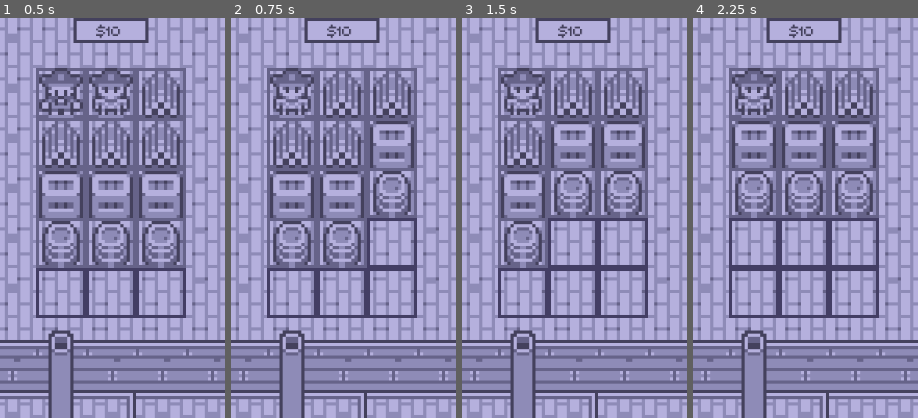
Above: before the commit, frames 1-4 (left to right).
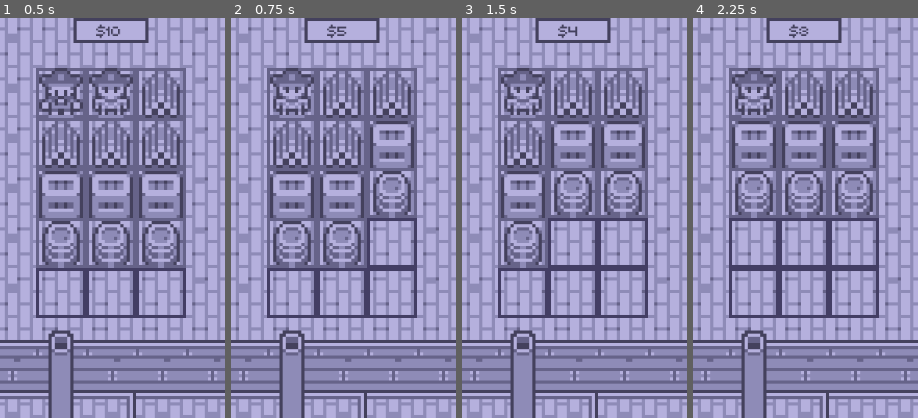
Above: after the commit, the same moments.

Repository: kosinaz/steamboats-of-rogue-river
Game: Godot game, scene res://scenes/world.tscn
Same seed, same stepped clock (60 frames per second), same inputs: the game is played once before the commit and once after it.
Inputs (mouse positions are % of the whole screen's width and height, from its top left):
- Up to frame 1 (0.5 s): no input
- Up to frame 2 (0.75 s): click (39, 9) at 0.52 s
- Up to frame 3 (1.5 s): click (50, 9) at 1.27 s
- Up to frame 4 (2.25 s): click (61, 9) at 2.02 s
The pictures show only the part of the screen within x 25-75%, y 0-50%; the shares and areas given below are measured in that part.

Frame 1 is identical in both runs. In frame 2, 0.1% of the frame differs, in the area x 46-54%, y 2-5%; in frame 3, 0.1%; in frame 4, 0.1%.

Commit message:
re-add update balance

Diff:
--- a/Steamboats of Rogue River/scenes/cargo.gd
+++ b/Steamboats of Rogue River/scenes/cargo.gd
@@ -1,24 +1,28 @@
 class_name Cargo
 extends Node
 
-signal added(item)
+signal updated()
 
 var _items: Array = []
+var _size: int = 0
+
+func _init(size) -> void:
+	_size = size
 
 func add(item: Item) -> void:
 	_items.append(item)
-	emit_signal("added")
+	emit_signal("updated")
 
 func add_new_item(new_item_name, new_value) -> void:
-	var item = Item.new().set_attributes(new_item_name, new_value)
+	var item = Item.new(new_item_name, new_value)
 	add(item)
 
 func move(idx: int, target: Cargo) -> void:
 	if _items.size() <= idx: return
 	target.add(_items[idx])
 	_items.remove(idx)
-	emit_signal("added")
-	target.emit_signal("added")
+	emit_signal("updated")
+	target.emit_signal("updated")
 
 func get_item(i: int) -> Item:
 	if _items.size() > i:
@@ -27,3 +31,6 @@
 
 func get_items() -> Array:
 	return _items
+
+func get_size() -> int:
+	return _size
--- a/Steamboats of Rogue River/scenes/item.gd
+++ b/Steamboats of Rogue River/scenes/item.gd
@@ -10,8 +10,7 @@
 ## The current distance from the dock where the item will be removed.
 var distance: int = 0
 
-func set_attributes(new_item_name, new_value) -> Item:
+func _init(new_item_name, new_value) -> void:
 	item_name = new_item_name
 	value = new_value
 	distance = new_value
-	return self
--- a/Steamboats of Rogue River/scenes/world.gd
+++ b/Steamboats of Rogue River/scenes/world.gd
@@ -1,9 +1,9 @@
 extends Node2D
 
 var _rng: RandomNumberGenerator = RandomNumberGenerator.new()
-var _balance: int = 10 setget _set_balance
-var _dock_items: Cargo = Cargo.new()
-var _boat_items: Cargo = Cargo.new()
+var _balance: int = 10
+var _dock_items: Cargo = Cargo.new(15)
+var _boat_items: Cargo = Cargo.new(6)
 var _moving: bool = false
 onready var _dock: TileMap = $"%Dock"
 onready var _dock_container: GridContainer = $"%DockContainer"
@@ -15,21 +15,22 @@
 func _ready() -> void:
 	_rng.randomize()
 	# warning-ignore:return_value_discarded
-	_dock_items.connect("added", self, "_update_container", [_dock_container])
+	_dock_items.connect("updated", self, "_update_container", [_dock_container])
 	# warning-ignore:return_value_discarded
-	_dock_items.connect("added", self, "_update_river_miles")
+	_dock_items.connect("updated", self, "_update_river_miles")
 	# warning-ignore:return_value_discarded
-	_boat_items.connect("added", self, "_update_container", [_boat_container])
-	for i in range(15):
-		var button: TextureButton = load("res://scenes/item_button.tscn").instance()
-		_dock_container.add_child(button)
+	_boat_items.connect("updated", self, "_update_container", [_boat_container])
+	var item_button_packed_scene: PackedScene = load("res://scenes/item_button.tscn")
+	for i in range(_dock_items.get_size()):
+		var item_button: TextureButton = item_button_packed_scene.instance()
+		_dock_container.add_child(item_button)
 		# warning-ignore:return_value_discarded
-		button.connect("pressed", self, "_on_item_pressed", [_dock_container, i])
-	for i in range(6):
-		var button: TextureButton = load("res://scenes/item_button.tscn").instance()
-		_boat_container.add_child(button)
+		item_button.connect("pressed", self, "_on_item_button_pressed", [_dock_container, i])
+	for i in range(_boat_items.get_size()):
+		var item_button: TextureButton = item_button_packed_scene.instance()
+		_boat_container.add_child(item_button)
 		# warning-ignore:return_value_discarded
-		button.connect("pressed", self, "_on_item_pressed", [_boat_container, i])
+		item_button.connect("pressed", self, "_on_item_button_pressed", [_boat_container, i])
 	_dock_items.add_new_item("cap1", -5)
 	_dock_items.add_new_item("cap2", -6)
 	for _i in range(_rng.randi_range(2, 4)):
@@ -71,15 +72,24 @@
 	_moving = false
 	print(item)
 
-func _set_balance(value):
-	_balance = value
+func _update_balance(value):
+	_balance += value
 	$"%BalanceLabel".text = "$" + str(_balance)
 
-func _on_item_pressed(container: GridContainer, idx: int) -> void:
+func _on_item_button_pressed(container: GridContainer, i: int) -> void:
 	if _dock_container == container:
-		_dock_items.move(idx, _boat_items)
+		var item = _dock_items.get_item(i)
+		if item == null: return
+		if item.value < 0:
+			if -item.value > _balance: return
+			_update_balance(item.value)
+		_dock_items.move(i, _boat_items)
 	else:
-		_boat_items.move(idx, _dock_items)
+		var item = _boat_items.get_item(i)
+		if item == null: return
+		if item.value < 0:
+			_update_balance(-item.value)
+		_boat_items.move(i, _dock_items)
 
 func _on_go_button_pressed():
 	_go_button.disabled = true
